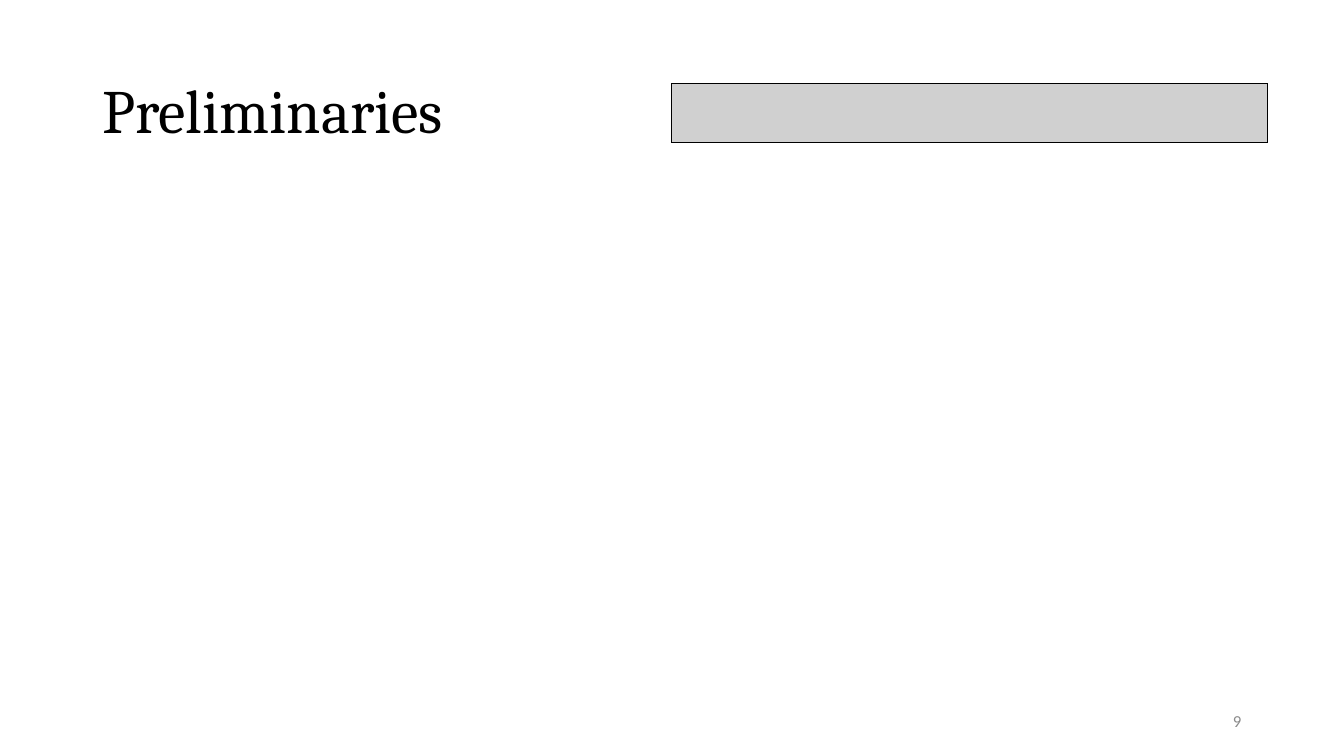
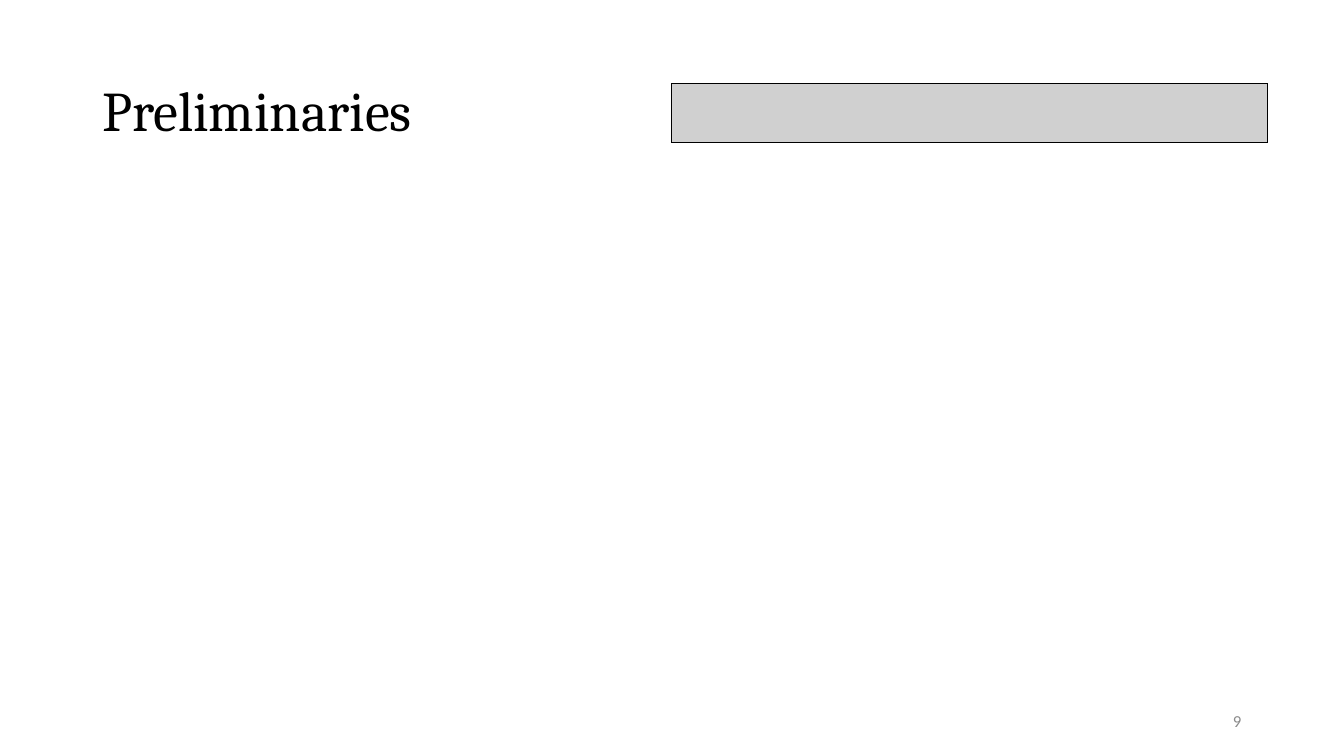
Before and after one commit to Pacific-Feng-Studuies/Studied-Papers, a slide deck: slide 10 of GM/Placement/PUFFER A Routability-Driven Placement Framework via Cell Padding/PUFFER A Routability-Driven Placement Framework via Cell Padding.pptx. Drawn at 1344x756 pixels with LibreOffice and Linux fonts; fonts in the diff are those of the drawing; grey boxes stand for pictures. Boxes give left, top, right and bottom in pixels: in the first picture for what was removed or moved away, otherwise in the second. Text is boxed around its words. In the diff, an @@ line names an element or a change of style, - is before the commit and + after.

```diff
--- a/GM/Placement/PUFFER A Routability-Driven Placement Framework via Cell Padding/PUFFER A Routability-Driven Placement Framework via Cell Padding.pptx
+++ b/GM/Placement/PUFFER A Routability-Driven Placement Framework via Cell Padding/PUFFER A Routability-Driven Placement Framework via Cell Padding.pptx
@@ title "Preliminaries" at (x1=102, y1=92, x2=411, y2=132): size 44 to 40 pt @@
```
Also in this commit, not shown: 5 other slides changed, 3 slides added, 1 other file.
